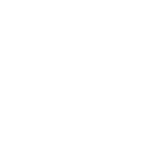
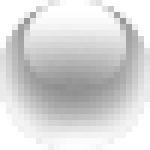
Layered file, before and after one edit (150x150). Changes by layer:
removed group "Full Bubble copy" (4 layers) (was 50%) over [0, 0, 150, 150]
painted on "Top gloss" (1st of 2, in "Full Bubble") over [30, 6, 126, 84]
moved "Top gloss" (2nd of 2, in "Full Bubble") into group "Full Bubble", painted on it over [24, 0, 126, 90]
moved "Bottom gloss" (2nd of 2, in "Full Bubble") into group "Full Bubble" over [0, 0, 150, 150]
renamed "White fill" to "black fill", showed it, opacity 14% → 50%, moved it into group "Full Bubble", painted on it over [0, 0, 150, 150]
